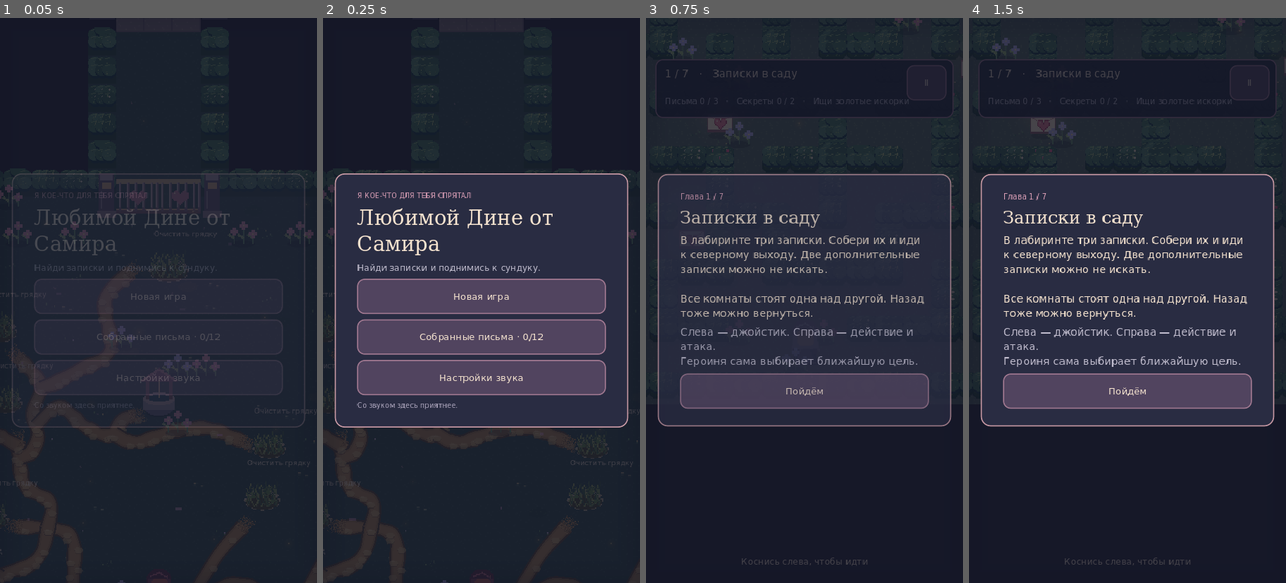
Above: before the commit, frames 1-4 (left to right).
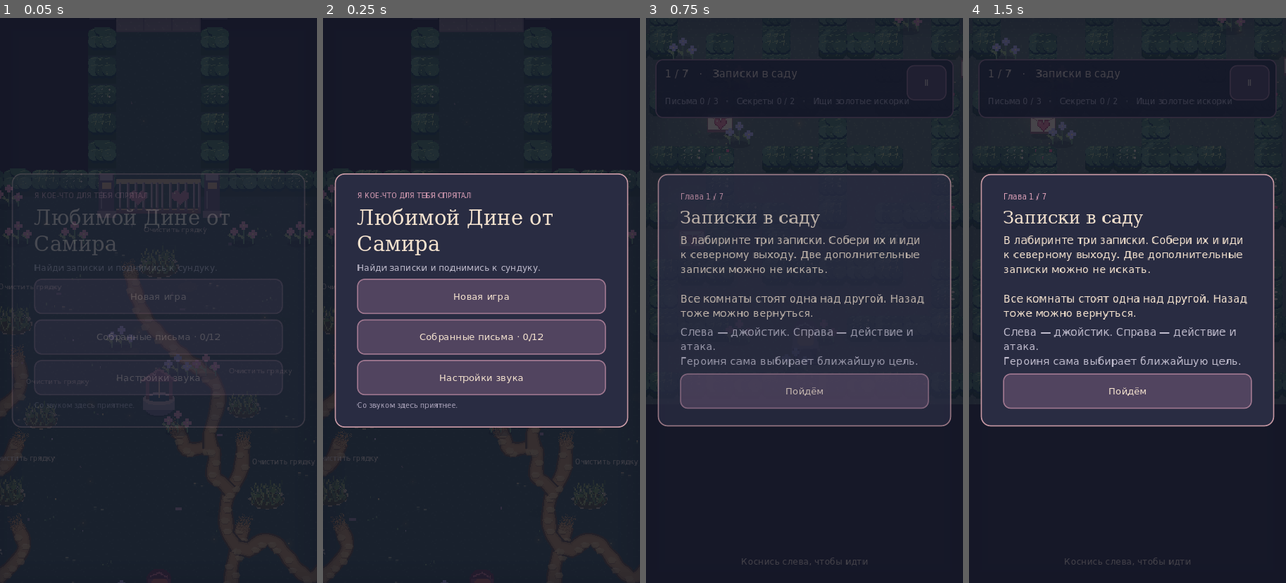
Above: after the commit, the same moments.

Repository: NQUAREx/dina-lovely
Game: Godot game, scene res://main.tscn
Two runs of this game, one before a commit and one after it. Both use one fixed random seed, a clock stepped at 60 frames per second and the inputs below.
Inputs:
- Up to frame 1 (0.05 s): no input
- Up to frame 2 (0.25 s): no input
- Up to frame 3 (0.75 s): click "Новая игра" at 0.5 s
- Up to frame 4 (1.5 s): click "Ⅱ" at 1.25 s

The runs differ from the first frame. In frame 1, 5.2% of the frame differs, in the area x 0-100%, y 37-100%; in frame 2, 4.8%; in frame 3, nothing differs; in frame 4, nothing differs.

Commit message:
Keep entrances accessible and clip southern hedge overlap below waist

Diff:
--- a/scripts/game.gd
+++ b/scripts/game.gd
@@ -724,7 +724,6 @@
 	return Vector2(clampf(player.x,half.x-48,grid[0].length()*TILE-half.x+48),clampf(player.y,half.y-220,grid.size()*TILE-half.y+64))
 
 func blocked(pos: Vector2) -> bool:
-	if level in [1,2,3,4,5] and not level_complete() and not transition and pos.y>(grid.size()-7)*TILE and absf(pos.x-13.5*TILE)<75:return true
 	if level<6 and not level_complete() and pos.y<7*TILE and absf(pos.x-(15.5 if level==0 else 13.5)*TILE)<75:return true
 	for offset in [Vector2(-10,-7),Vector2(10,-7),Vector2(-10,7),Vector2(10,7)]:
 		var c := Vector2i((pos+offset)/TILE)
@@ -1417,8 +1416,7 @@
 					draw_set_transform(p,PI/2);draw_pickup_outline(highlight,Vector2(0,20),.65);draw_set_transform(Vector2.ZERO)
 				else:draw_pickup_outline(highlight,p+Vector2(0,-40) if kind=="stand_flashlight" else p,3.0 if kind=="chest" and item.id=="final" else 1.0)
 			if not item.has("wall") and item.id!="buried": draw_shadow(p,20 if kind!="tree" else 30)
-			if item.get("wall",false) and level==0 and hedge_active(item.cell):pass
-			elif item.get("ground_tool",false):
+			if item.get("ground_tool",false):
 				draw_set_transform(p,PI/2);draw_sprite("flashlight" if kind=="stand_flashlight" else kind,Vector2(0,20),Color.WHITE,.65);draw_set_transform(Vector2.ZERO)
 			elif kind=="sprout":
 				var stage := int(plants.get(item.id,{}).get("stage",0))
@@ -1441,7 +1439,8 @@
 				draw_rect(Rect2(p+Vector2(-17,-20+swing_offset),Vector2(36,7)),Color("aa8066"))
 			elif kind in ["house","pond"]: draw_sprite(kind,p,Color.WHITE,2.0)
 			elif kind=="doorway":
-				draw_sprite("doorpost",p+Vector2(-90,0));draw_sprite("doorpost",p+Vector2(90,0));draw_gate(p,float(item.get("gate_amount",1.0 if item.id=="back" else 0.0)))
+				draw_sprite("doorpost",p+Vector2(-90,0));draw_sprite("doorpost",p+Vector2(90,0))
+				if item.id=="exit":draw_gate(p,float(item.get("gate_amount",0.0)))
 			elif kind=="stand_flashlight":
 				draw_sprite("pedestal",p)
 				if not save_data.flashlight: draw_sprite("flashlight",p+Vector2(0,-40))
@@ -1463,7 +1462,10 @@
 				if not open and kind!="doorway": draw_line(p+Vector2(-18,-36),p+Vector2(18,-36),Color("ab839a"),4)
 	if level==0:
 		for wall in renderables:
-			if wall.get("wall",false) and hedge_active(wall.cell):draw_hedge_parts(wall.kind,screen(wall.pos))
+			if wall.get("wall",false) and hedge_active(wall.cell):
+				# Southern approach: keep the canopy behind her upper body, over her legs.
+				var waist := screen(player).y-26 if player.y>wall.pos.y else -INF
+				draw_hedge_parts(wall.kind,screen(wall.pos),waist)
 	# Batched radial textures approximate soft warm light without expensive real-time lights.
 	for item in renderables:
 		if item.kind in ["lamp","candle","note"] or (item.kind=="chest" and chest_open):
@@ -2126,7 +2128,7 @@
 		buried_paper_cache[name]=ImageTexture.create_from_image(image)
 	draw_texture_rect(buried_paper_cache[name],Rect2(pos-Vector2(32,86),Vector2(64,96)),false)
 
-func draw_hedge_parts(name: String, pos: Vector2) -> void:
+func draw_hedge_parts(name: String, pos: Vector2, clip_y: float = -INF) -> void:
 	var cell := Vector2i((pos+camera-get_viewport_rect().size/2-shake_offset)/TILE)
 	var key := "h:"+str(cell)+":"
 	var active := false
@@ -2140,7 +2142,13 @@
 	for n in range(6):
 		var offset: Vector2 = vegetation.get(key+str(n),{}).get("offset",Vector2.ZERO)
 		var id: int = sprites["hedge_piece"+str(variant)+"_"+str(n)]
-		draw_texture_rect_region(atlas,Rect2(pos+Vector2(-24,-32)+offset,Vector2(48,48)),Rect2(Vector2(id%16*32,id/16*48+16),Vector2(32,32)))
+		var destination := Rect2(pos+Vector2(-24,-32)+offset,Vector2(48,48))
+		var source := Rect2(Vector2(id%16*32,id/16*48+16),Vector2(32,32))
+		var cut := clampf(clip_y-destination.position.y,0,48)
+		if cut>=48:continue
+		destination.position.y+=cut;destination.size.y-=cut
+		source.position.y+=cut*2/3;source.size.y-=cut*2/3
+		draw_texture_rect_region(atlas,destination,source)
 
 func build_path_meshes() -> void:
 	path_meshes.clear()
@@ -2294,10 +2302,9 @@
 
 func draw_gate(pos: Vector2, amount: float) -> void:
 	var id: int = sprites["gate_panel"]
-	var width := 72*(1-amount)
-	if width<1:return
+	var width := lerpf(72,26,clampf(amount,0,1))
 	for side in [-1,1]:
-		var x := -72.0 if side<0 else 72-width
+		var x := lerpf(-72,-106,amount) if side<0 else lerpf(0,80,amount)
 		draw_texture_rect_region(atlas,Rect2(pos+Vector2(x,-65),Vector2(width,68)),Rect2(Vector2(id%16*32,id/16*48+16),Vector2(32,32)))
 
 func hedge_active(cell: Vector2i) -> bool:
@@ -2331,4 +2338,4 @@
 	return nearest>=45 and nearest<=90
 
 func door_is_open(id: String) -> bool:
-	return level_complete() or (id=="back" and (level==6 or transition))
+	return id=="back" or level_complete()
--- a/tests/gates_rocket_layers.gd
+++ b/tests/gates_rocket_layers.gd
@@ -5,7 +5,7 @@
  g=load('res://main.tscn').instantiate();root.add_child(g);await process_frame;g.new_game();g.clear_modal();g.sound_on=false
  for room in range(6):
   g.build_level(room);assert(not g.level_complete());var pos=Vector2(15.5 if room==0 else 13.5,6.8)*48;assert(g.blocked(pos))
-  if room>0:assert(g.blocked(Vector2(13.5,g.grid.size()-6.8)*48))
+  if room>0:assert(g.door_is_open("back") and not g.blocked(Vector2(13.5,g.grid.size()-6.8)*48))
   match room:
    0:g.save_data.letters.append_array(['dawn','flower','star'])
    1:g.save_data.letters.append_array(['shade_1','shade_2','shade_3'])
Not shown, added: docs/game.3a43c3b0c2e8.pck
Not shown, removed: docs/game.c4ee9a09b007.pck
Not shown, changed: docs/index.pck
